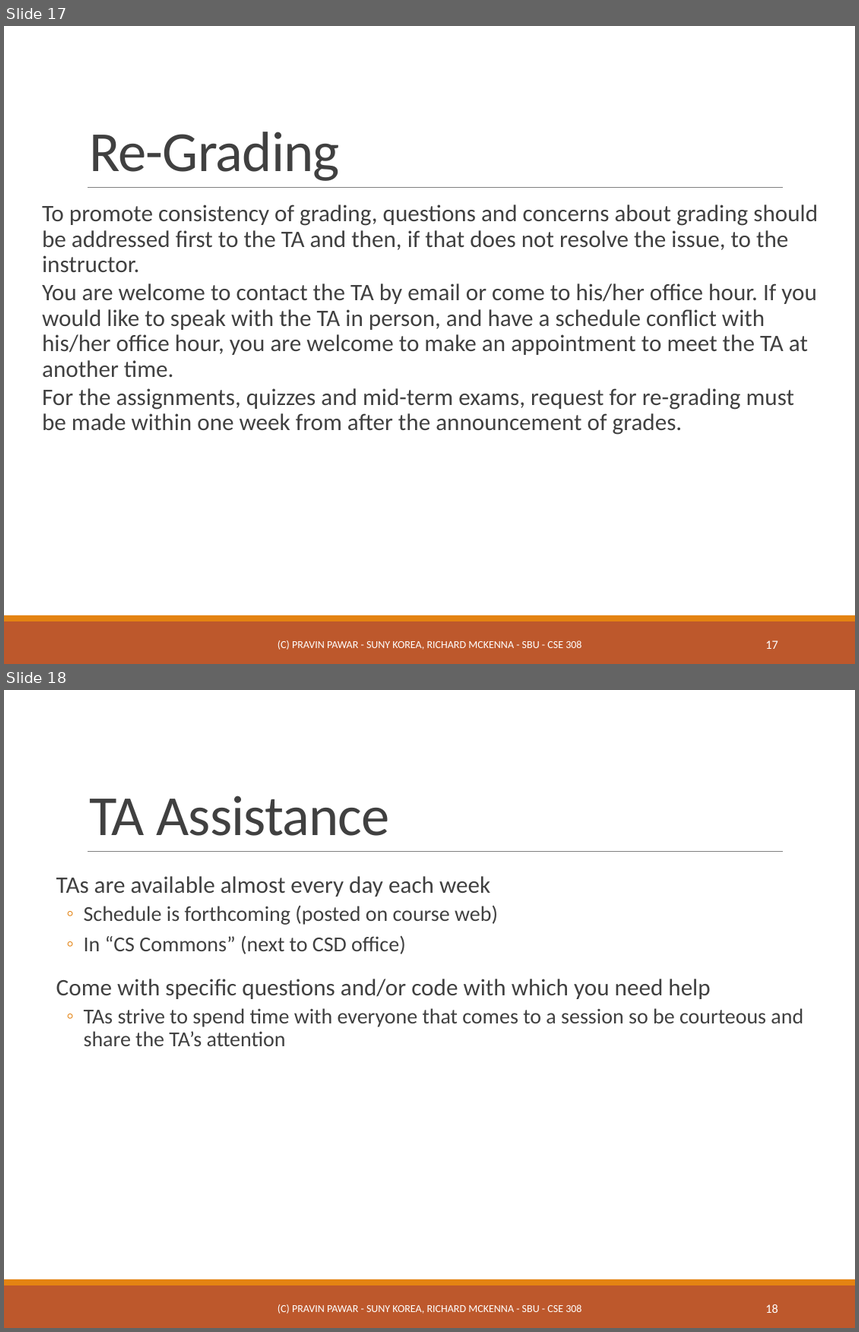
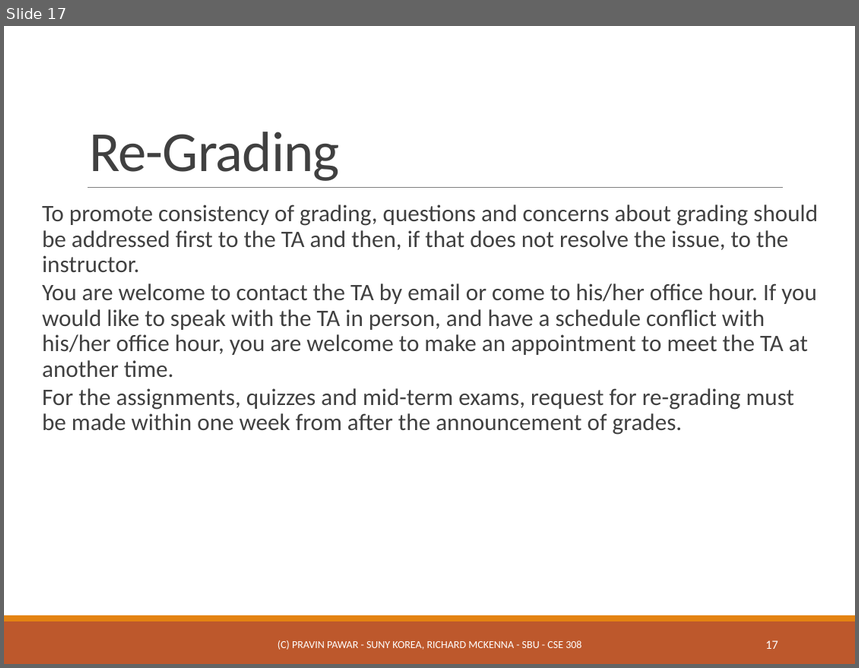
Before and after one commit to ppawar/ppawar.github.io, a slide deck: CSE308-S19/Slides/PPT/CSE308_Lec0.pptx. Shown one above the other, each under a label of ours: slides 17 and 18 before the commit, slide 17 after it. The pictures are 859x1332 and 859x668 pixels, drawn with LibreOffice and Linux fonts; fonts in the diff are those of the drawing. Boxes give left, top, right and bottom in pixels: in the first picture for what was removed or moved away, otherwise in the second. Text is boxed around its words. In the diff, an @@ line names an element or a change of style, - is before the commit and + after.

```diff
--- a/CSE308-S19/Slides/PPT/CSE308_Lec0.pptx
+++ b/CSE308-S19/Slides/PPT/CSE308_Lec0.pptx
@@ slide 18 removed at [4, 690, 855, 1328], background #FFFFFF; not listed: 3 template elements that a slide beside it also shows @@
@@ title removed at [89, 796, 390, 836] @@
-TA Assistance
@@ text removed at [56, 876, 804, 1046] @@
-  TAs are available almost every day each week
-  ◦ Schedule is forthcoming (posted on course web)
-  ◦ In “CS Commons” (next to CSD office)
-  Come with specific questions and/or code with which you need help
-  ◦ TAs strive to spend time with everyone that comes to a session so be courteous and share the TA’s attention
@@ text removed at [278, 1305, 582, 1314] @@
-(C) PRAVIN PAWAR - SUNY KOREA, RICHARD MCKENNA - SBU - CSE 308
@@ page number removed at [766, 1305, 778, 1313] @@
-18
```
Also in this commit, not shown: 1 slide changed, 9 other files.
